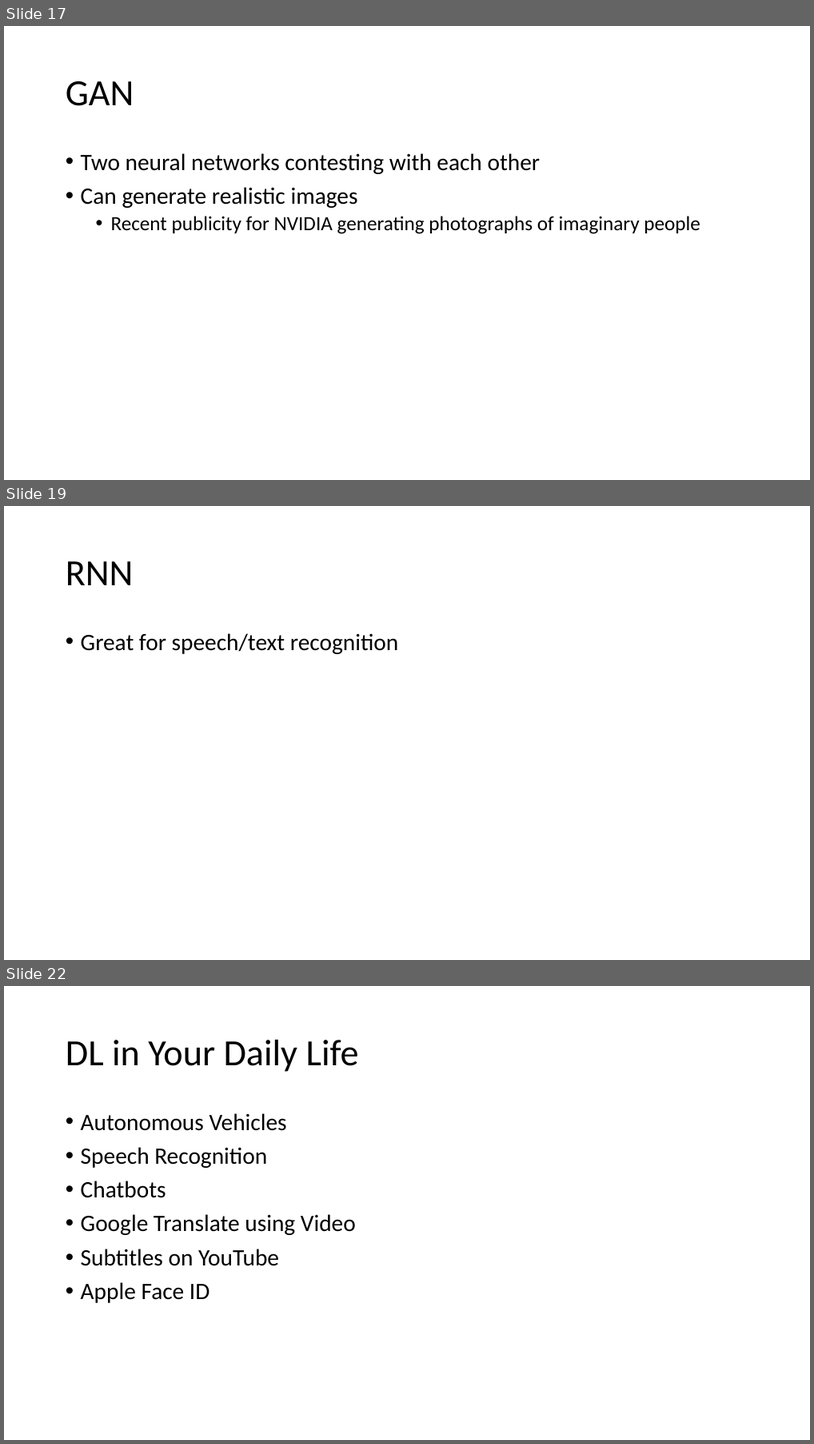
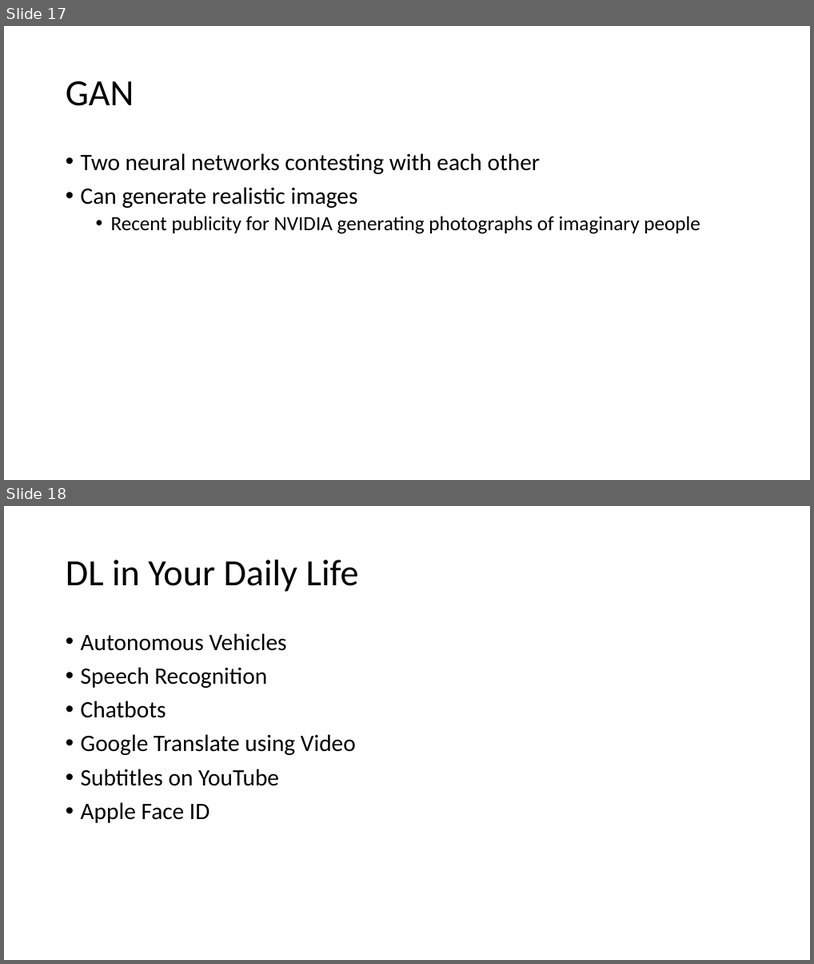
Before and after one commit to MIDS-scaling-up/v3, a slide deck: week01/Lecture_1.pptx. Shown one above the other, each under a label of ours: slides 17, 19 and 22 before the commit, slides 17 and 18 after it; the slides between them are not shown. The pictures are 814x1444 and 814x964 pixels, drawn with LibreOffice and Linux fonts; fonts in the diff are those of the drawing. Boxes give left, top, right and bottom in pixels: in the first picture for what was removed or moved away, otherwise in the second. Text is boxed around its words. In the diff, an @@ line names an element or a change of style, - is before the commit and + after.

```diff
--- a/week01/Lecture_1.pptx
+++ b/week01/Lecture_1.pptx
@@ slide 19 removed at (4, 506, 810, 960), background #FFFFFF @@
@@ title removed at (66, 561, 134, 585) @@
-RNN
@@ text removed at (81, 633, 398, 654) @@
-• Great for speech/text recognition
@@ what was slide 22 is now slide 18 @@
```
Also in this commit, not shown: 5 slides changed, 4 other slides removed.
